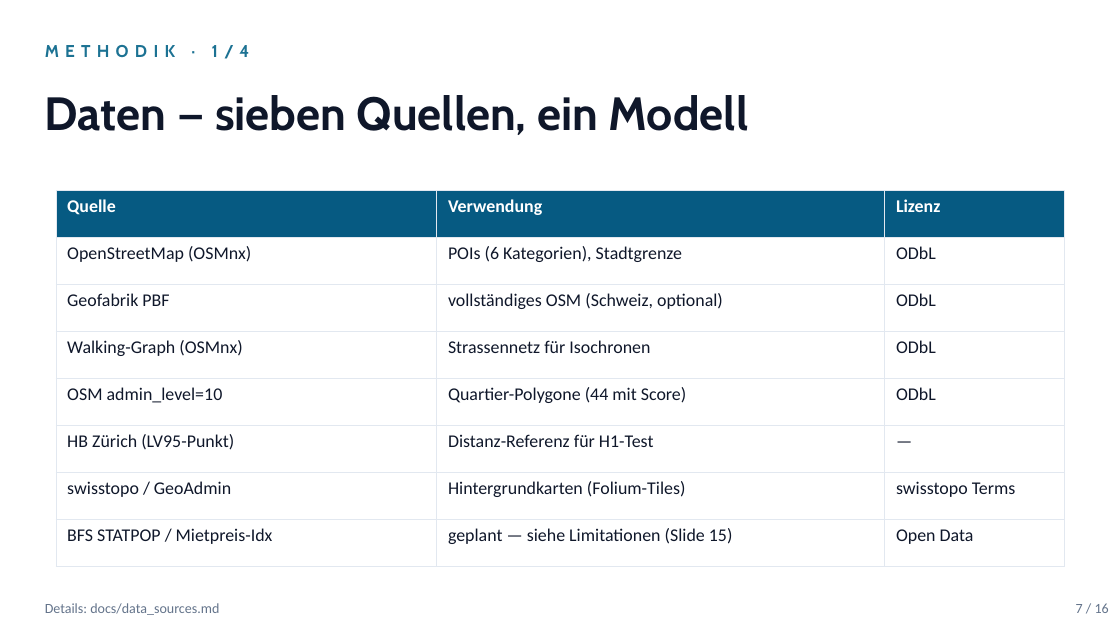
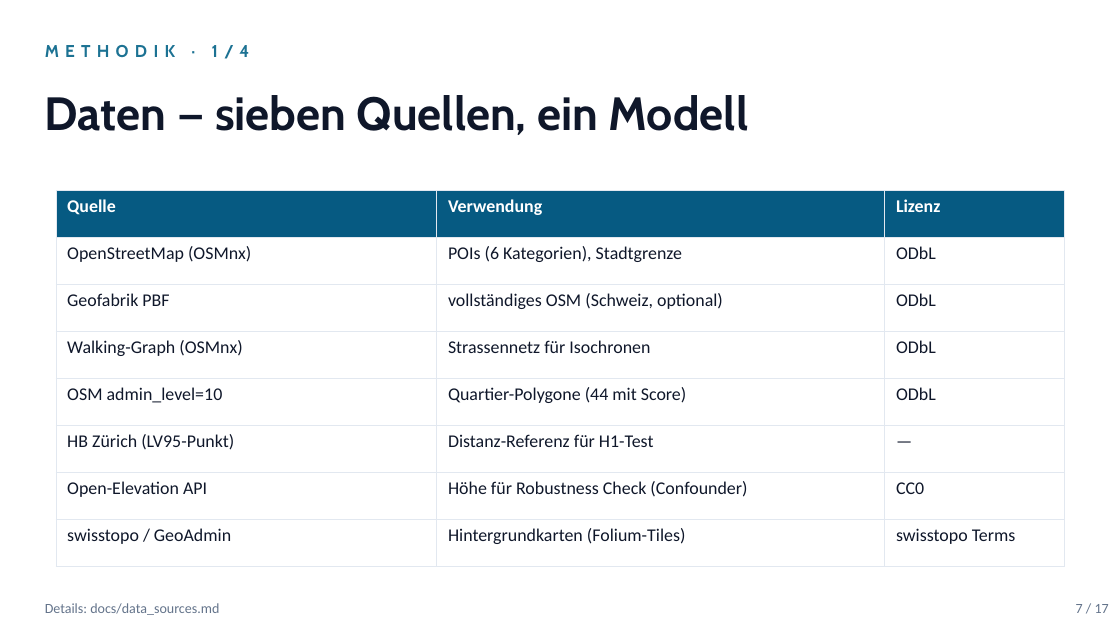
Before and after one commit to sanirmem/zh15min, a slide deck: slide 7 of reports/zh15min_slides.pptx. Drawn at 1120x630 pixels with LibreOffice and Linux fonts; fonts in the diff are those of the drawing. Boxes give left, top, right and bottom in pixels: in the first picture for what was removed or moved away, otherwise in the second. Text is boxed around its words. In the diff, an @@ line names an element or a change of style, - is before the commit and + after.

```diff
--- a/reports/zh15min_slides.pptx
+++ b/reports/zh15min_slides.pptx
@@ table at [56, 190, 1064, 548] @@
+row 7: Open-Elevation API | Höhe für Robustness Check (Confounder) | CC0
-row 8: BFS STATPOP / Mietpreis-Idx | geplant — siehe Limitationen (Slide 15) | Open Data
@@ text at [1076, 604, 1109, 613]: text changed @@
-7 / 16
+7 / 17
```
Also in this commit, not shown: 15 other slides changed, 1 slide added, 3 other files.
